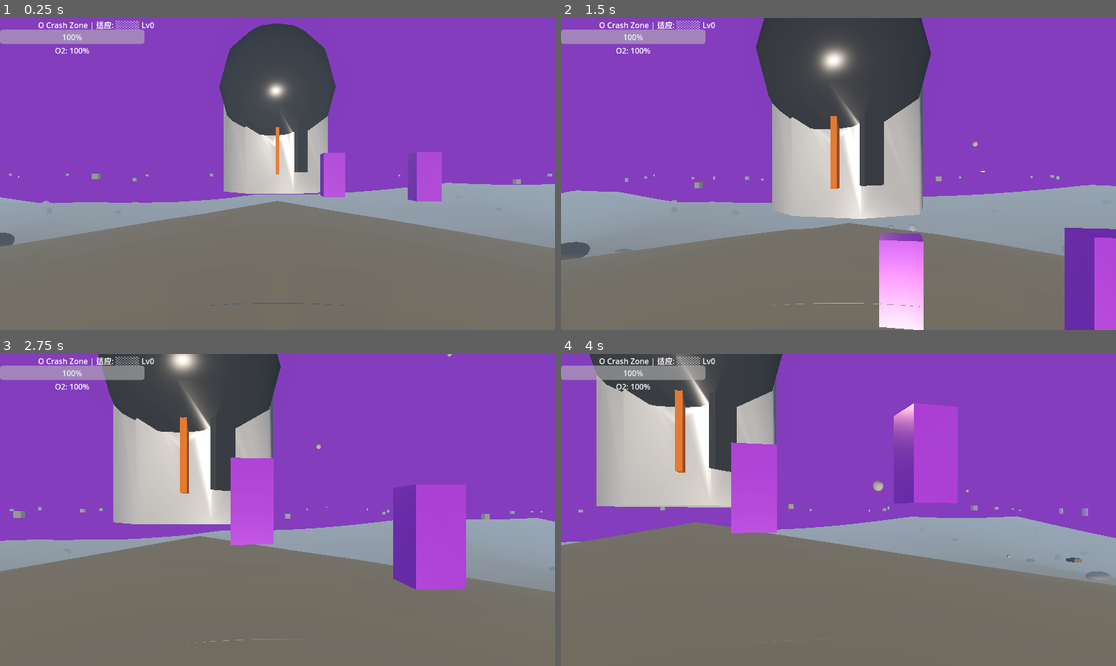
Above: before the commit, frames 1-4 (two rows, left to right).
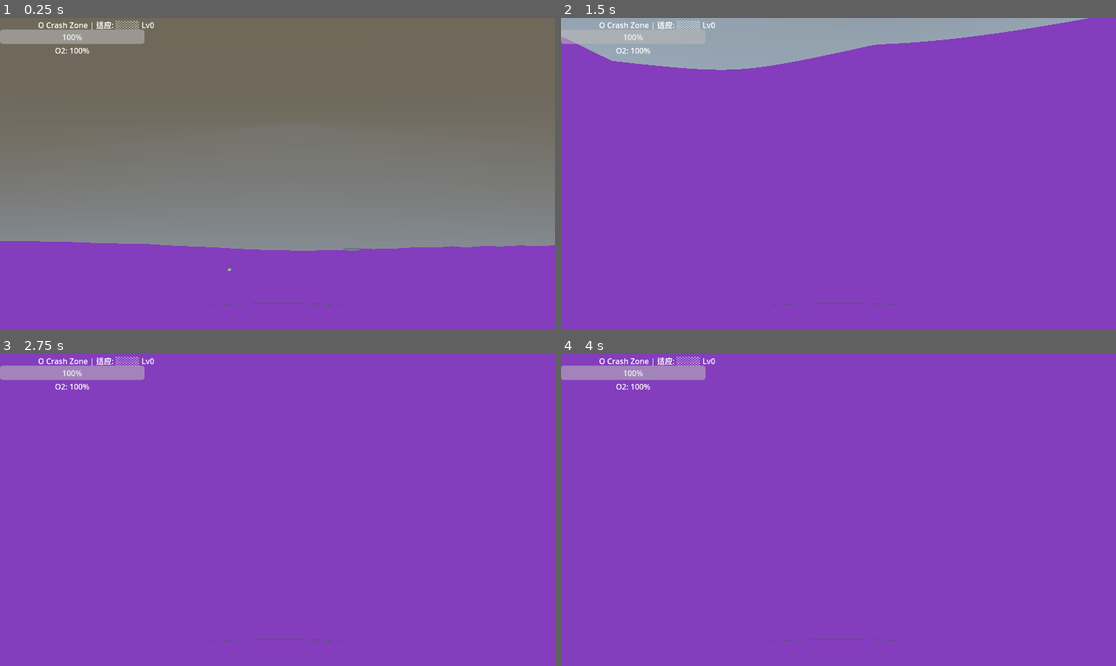
Above: after the commit, the same moments.

Repository: qnctx/star-abyss-game
Game: Godot game, scene res://scenes/main.tscn
The game is run twice, just before and just after one commit, with the same random seed, the same clock (stepped at 60 frames per second) and the same inputs.
Inputs (mouse positions are in pixels of both pictures, inside the frame that each line leads up to):
- Up to frame 1 (0.25 s): no input
- Up to frame 2 (1.5 s): tap Enter at 0.5 s; move the mouse to (866, 174) at 0.52 s; hold Z (prone) 0.53-1.28 s; hold W (move_forward) from 0.53 s (still down); click (866, 174) at 0.67 s; tap Space (jump) at 0.77, 0.8, 1.07, 1.35 s; move the mouse to (810, 174) at 1.27 s
- Up to frame 3 (2.75 s): keep holding W (move_forward); tap Space (jump) at 1.52, 1.82, 2.3 s; tap Z (prone) at 1.55 s; move the mouse to (288, 503) at 2.02 s; hold Ctrl (crouch) from 2.03 s (still down)
- Up to frame 4 (4 s): keep holding W (move_forward); move the mouse to (832, 516) at 2.77 s; release Ctrl (crouch) at 2.78 s; tap E (interact) at 2.85 s; click (832, 516) at 2.92 s; tap Space (jump) at 3.02, 3.32, 3.77, 3.8 s; tap Z (prone) at 3.05 s; move the mouse to (877, 513) at 3.52 s; hold Z (prone) from 3.53 s (still down)

The runs differ from the first frame. In frame 1, 98% of the frame differs, in the area x 0-100%, y 0-100%; in frame 2, 66%; in frame 3, 61%; in frame 4, 64%.

Commit message:
Fix: restore proper gravity + move_and_slide terrain collision, manual snap only pulls player down

Diff:
--- a/src/scripts/player.gd
+++ b/src/scripts/player.gd
@@ -97,34 +97,28 @@
 	var move_vec := Vector3(input_dir.x, 0, input_dir.y)
 	var direction = (transform.basis * move_vec).normalized()
 
-	# Jump — only when on ground and not prone
+	# Jump — release from ground before jumping
 	if Input.is_action_just_pressed("jump") and _movement_state < 2 and is_on_floor():
 		velocity.y = jump_force
 
-	# Manually control Y position — no automatic gravity on CharacterBody
-	# Snap player eye height to terrain surface every frame
+	# Apply gravity
+	velocity.y -= 20.0 * delta
+
+	# Set horizontal velocity from input
+	velocity.x = direction.x * current_speed
+	velocity.z = direction.z * current_speed
+
+	# Move and let CharacterBody3D handle terrain collision + floor snapping
+	move_and_slide()
+
+	# Manual terrain snap — only override Y after move_and_slide() settles
+	# This ensures the player always hugs the terrain surface regardless of slope
 	if WorldGenerator:
 		var terrain_y = WorldGenerator.get_height_at(Vector2(global_position.x, global_position.z))
-		var target_y = terrain_y + _target_eye_height
-		# When jumping, let player rise before snapping back down
-		if velocity.y <= 0.1 or is_on_floor():
-			global_position.y = target_y
-			velocity.y = 0.0
-		else:
-			# In air — let jump arc play out
-			velocity.y -= jump_force * delta
-
-	velocity.x = direction.x * current_speed
-	velocity.z = direction.z * current_speed
-	move_and_slide()
-
-	# Detect stuck state: input present but velocity near zero after move_and_slide()
-	# This commonly happens with ConcavePolygonShape3D terrain
-	var is_stuck = (input_dir.length() > 0.1) and (velocity.length() < STUCK_VELOCITY_THRESHOLD)
-	if is_stuck:
-		# Manual override: directly update position to bypass physics stuck
-		global_position.x += direction.x * current_speed * delta
-		global_position.z += direction.z * current_speed * delta
+		var player_bottom = global_position.y - _target_eye_height
+		# Only snap down, never push up (allows jumping off slopes)
+		if player_bottom > terrain_y + 0.05:
+			global_position.y = terrain_y + _target_eye_height
 
 	# Clamp to world boundary — prevent player from leaving 100x100 terrain
 	global_position.x = clamp(global_position.x, -WORLD_HALF, WORLD_HALF)
